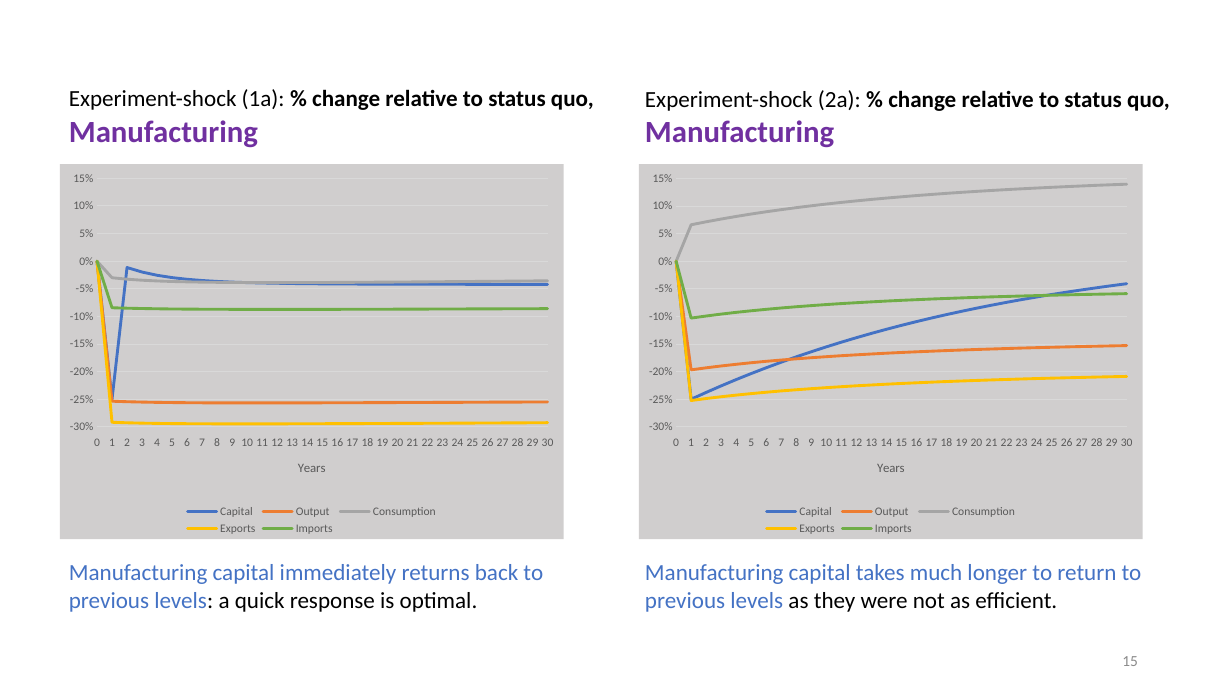
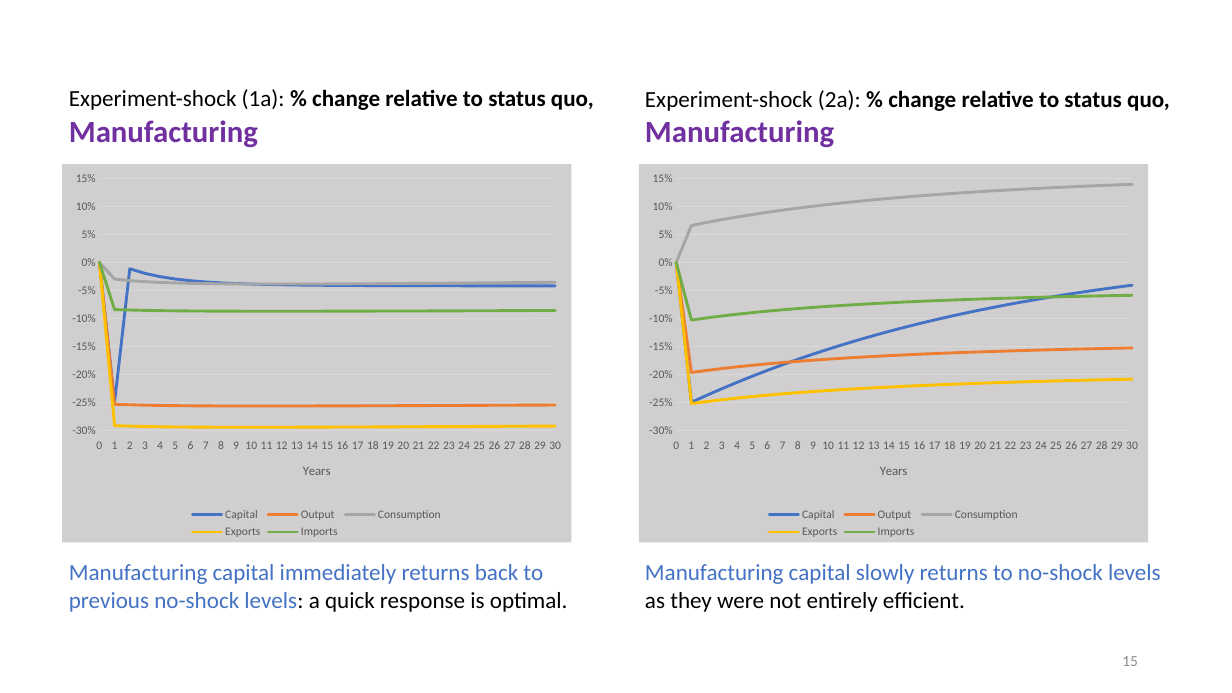
Before and after one commit to patrickocal/gladstone, a slide deck: slide 15 of powerpoint/glad-slides.pptx. Drawn at 1232x693 pixels with LibreOffice and Linux fonts; fonts in the diff are those of the drawing. Boxes give left, top, right and bottom in pixels: in the first picture for what was removed or moved away, otherwise in the second. Text is boxed around its words. In the diff, an @@ line names an element or a change of style, - is before the commit and + after.

```diff
--- a/powerpoint/glad-slides.pptx
+++ b/powerpoint/glad-slides.pptx
@@ line chart: place and size @@
-line chart at [60,165,564,540]
+line chart at [62,165,571,543]
@@ line chart: place and size @@
-line chart at [639,165,1142,540]
+line chart at [639,165,1148,543]
@@ text at [69,564,568,612]: text changed @@
-Manufacturing capital immediately returns back to previous levels: a quick response is optimal.
+Manufacturing capital immediately returns back to previous no-shock levels: a quick response is optimal.
@@ text at [645,564,1161,612]: text changed @@
-Manufacturing capital takes much longer to return to previous levels as they were not as efficient.
+Manufacturing capital slowly returns to no-shock levels as they were not entirely efficient.
```
Also in this commit, not shown: 8 other slides changed, 1 other file.
